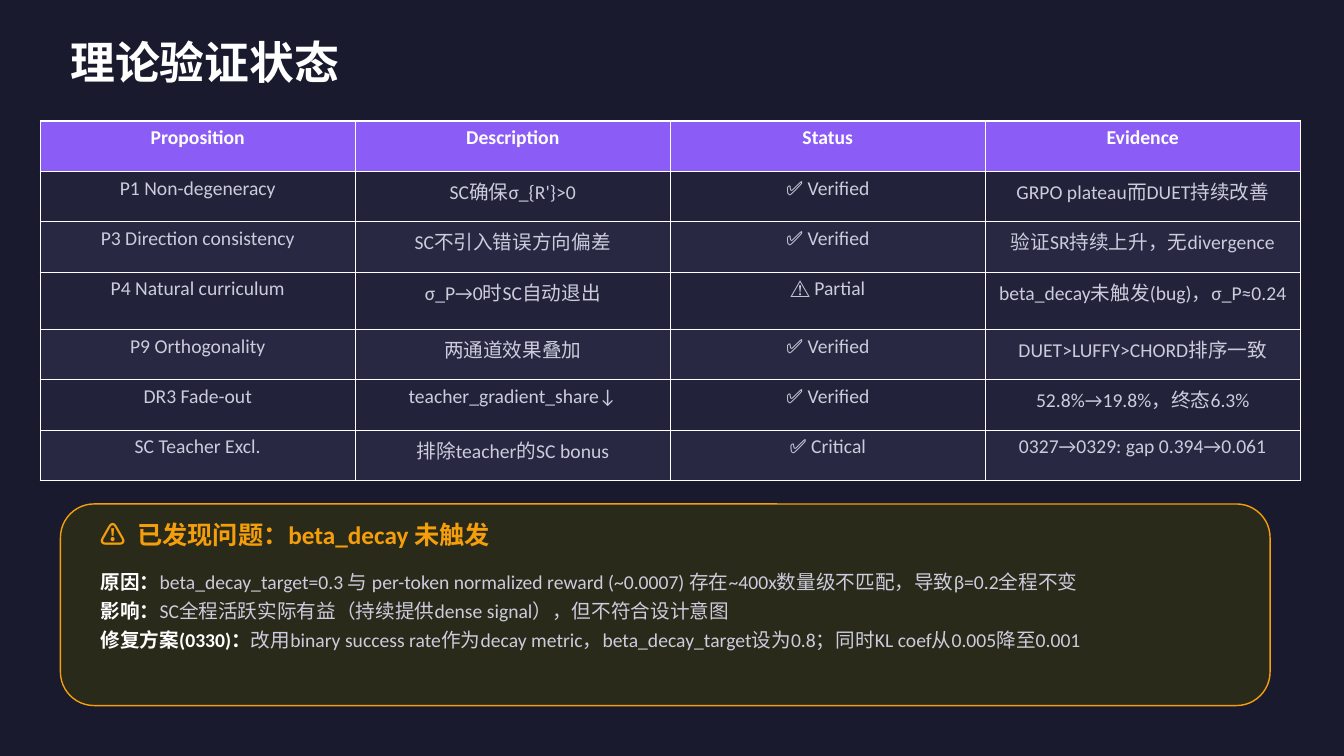
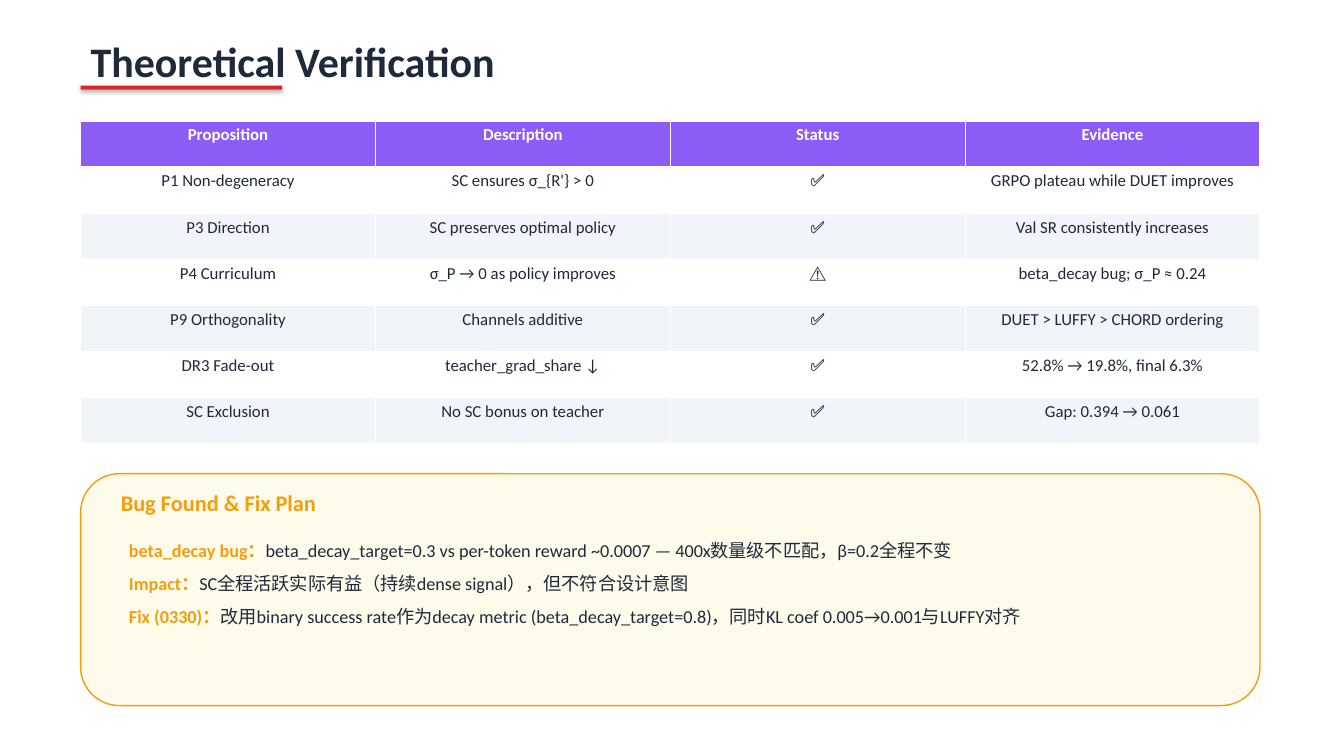
Before and after one commit to qishenghu/EvolAnalsis, a slide deck: slide 9 of analysis_outputs/duet_0329_analysis/DUET_ALFWorld_Analysis_Report.pptx. Drawn at 1344x756 pixels with LibreOffice and Linux fonts; fonts in the diff are those of the drawing. Boxes give left, top, right and bottom in pixels: in the first picture for what was removed or moved away, otherwise in the second. Text is boxed around its words. In the diff, an @@ line names an element or a change of style, - is before the commit and + after.

```diff
--- a/analysis_outputs/duet_0329_analysis/DUET_ALFWorld_Analysis_Report.pptx
+++ b/analysis_outputs/duet_0329_analysis/DUET_ALFWorld_Analysis_Report.pptx
@@ background #1A1A2E to #FFFFFF @@
@@ text at (x1=91, y1=47, x2=495, y2=87): text changed; size 32 to 30 pt; text colour #FFFFFF to #1E293B @@
-理论验证状态
+Theoretical Verification
@@ rectangle added at (x1=81, y1=86, x2=282, y2=90), fill #DC2626 @@
@@ table at (x1=81, y1=121, x2=1258, y2=444) @@
-row 2: P1 Non-degeneracy | SC确保σ_{R'}>0 | ✅ Verified | GRPO plateau而DUET持续改善
+row 2: P1 Non-degeneracy | SC ensures σ_{R'} > 0 | ✅ | GRPO plateau while DUET improves
-row 3: P3 Direction consistency | SC不引入错误方向偏差 | ✅ Verified | 验证SR持续上升，无divergence
+row 3: P3 Direction | SC preserves optimal policy | ✅ | Val SR consistently increases
-row 4: P4 Natural curriculum | σ_P→0时SC自动退出 | ⚠️ Partial | beta_decay未触发(bug)，σ_P≈0.24
+row 4: P4 Curriculum | σ_P → 0 as policy improves | ⚠️ | beta_decay bug; σ_P ≈ 0.24
-row 5: P9 Orthogonality | 两通道效果叠加 | ✅ Verified | DUET>LUFFY>CHORD排序一致
+row 5: P9 Orthogonality | Channels additive | ✅ | DUET > LUFFY > CHORD ordering
-row 6: DR3 Fade-out | teacher_gradient_share↓ | ✅ Verified | 52.8%→19.8%，终态6.3%
+row 6: DR3 Fade-out | teacher_grad_share ↓ | ✅ | 52.8% → 19.8%, final 6.3%
-row 7: SC Teacher Excl. | 排除teacher的SC bonus | ✅ Critical | 0327→0329: gap 0.394→0.061
+row 7: SC Exclusion | No SC bonus on teacher | ✅ | Gap: 0.394 → 0.061
@@ fill #22223A to #FFFFFF in 12 cells @@
@@ fill #282842 to #F1F5F9 in 12 cells @@
@@ size 14 to 12 pt in "Proposition", "Description", "Status", "Evidence" and 3 more places @@
@@ text colour #CCCCDD to #1E293B in "P1 Non-degeneracy", "P9 Orthogonality", "DR3 Fade-out" @@
@@ table resized from (x1=40, y1=121, x2=1299, y2=474) to (x1=81, y1=121, x2=1258, y2=444) @@
@@ rounded rectangle resized from (x1=60, y1=504, x2=1270, y2=706) to (x1=81, y1=474, x2=1260, y2=706) @@
@@ rounded rectangle at (x1=81, y1=474, x2=1260, y2=706): fill #2A2A1A to #FFFBEB @@
@@ text added at (x1=121, y1=495, x2=316, y2=515), 16 pt, text #F59E0B, bold @@
+Bug Found & Fix Plan
@@ text removed at (x1=137, y1=522, x2=490, y2=548) @@
-⚠️ 已发现问题：beta_decay 未触发
@@ text at (x1=129, y1=542, x2=1021, y2=626): text changed; size 14 to 13 pt; text colour #CCCCDD to #1E293B @@
-原因：beta_decay_target=0.3 与 per-token normalized reward (~0.0007) 存在~400x数量级不匹配，导致β=0.2全程不变
-影响：SC全程活跃实际有益（持续提供dense signal），但不符合设计意图
-修复方案(0330)：改用binary success rate作为decay metric，beta_decay_target设为0.8；同时KL coef从0.005降至0.001
+beta_decay bug：beta_decay_target=0.3 vs per-token reward ~0.0007 — 400x数量级不匹配，β=0.2全程不变
+Impact：SC全程活跃实际有益（持续dense signal），但不符合设计意图
+Fix (0330)：改用binary success rate作为decay metric (beta_decay_target=0.8)，同时KL coef 0.005→0.001与LUFFY对齐
```
Also in this commit, not shown: 6 other slides changed, 3 slides added, 3 slides removed, 1 other file.
